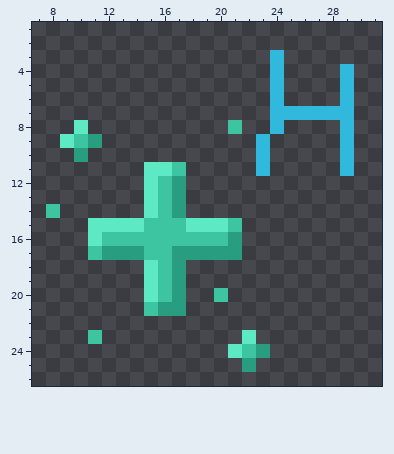
File history of a pixel-art sprite, Resources/Textures/_RMC14/Interface/xeno_pheromones.rsi/recovery_hivelord.png. Above, as it was before the edit.
The file is 32x32 pixels. Shown: x 7..31, y 1..26.
Now the later version:
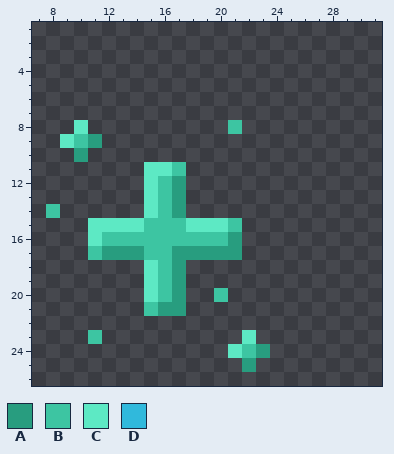
Palette (. is transparent): A #289d7f  B #3dc5a2  C #5de9c4  D #30b9dc
Changes in this commit:
y 3: x 24 D -> .
y 4..6: x 24 D -> .; x 29 D -> .
y 7: x 24..29 DDDDDD -> ......
y 8: x 24 D -> .; x 29 D -> .
y 9..11: x 23 D -> .; x 29 D -> .
